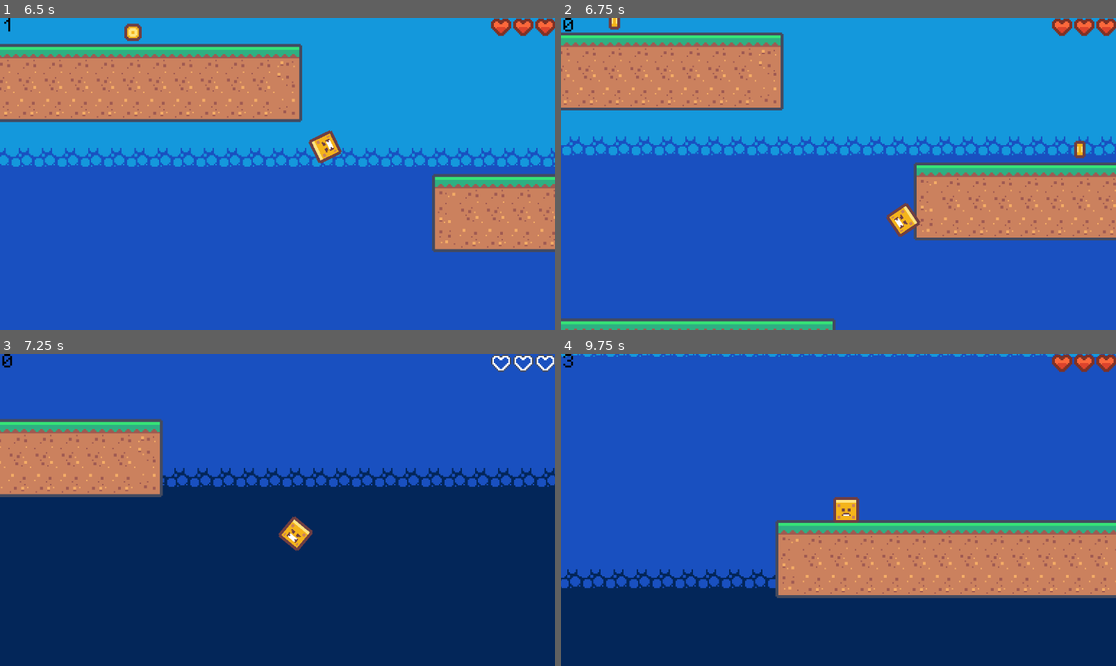
Above: before the commit, frames 1-4 (two rows, left to right).
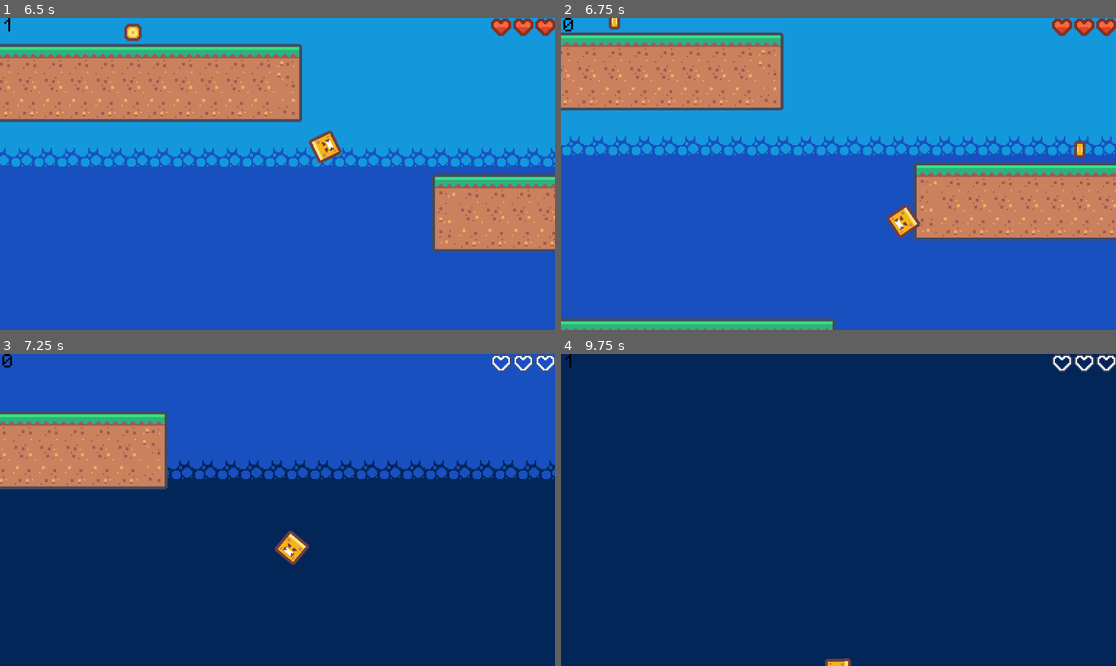
Above: after the commit, the same moments.

Repository: AadiCJ/dashGame
Game: Godot game, scene res://levels/level_2.tscn
Two runs of this game, one before a commit and one after it. Both use one fixed random seed, a clock stepped at 60 frames per second and the inputs below. This scene is started directly instead of the project's main scene.
Inputs (mouse positions are in pixels of both pictures, inside the frame that each line leads up to):
- Up to frame 1 (6.5 s): tap Enter at 0.5 s; move the mouse to (249, 236) at 0.52 s; hold Space (jump) 0.53-1.28 s; hold D (move_right) 0.53-2.03 s; click (249, 236) at 0.6 s; move the mouse to (444, 220) at 1.27 s; tap Space (jump) at 1.35, 1.52, 1.82, 3.02, 3.32, 4.52, 4.82, 5.85, 6.02, 6.32 s; click (444, 220) at 1.55 s; move the mouse to (111, 127) at 2.02 s; hold Space (jump) 2.03-2.78 s; hold Left (move_left) 2.03-4.28 s; click (111, 127) at 2.1 s; move the mouse to (305, 174) at 2.77 s; click (305, 174) at 2.85 s; move the mouse to (194, 96) at 3.52 s; hold Space (jump) 3.53-4.28 s; move the mouse to (399, 158) at 4.27 s; hold D (move_right) from 4.28 s (still down); click (399, 158) at 4.35 s; move the mouse to (166, 189) at 5.02 s; hold Space (jump) 5.03-5.78 s; click (166, 189) at 5.1 s; move the mouse to (333, 105) at 5.77 s; click (333, 105) at 6.05 s
- Up to frame 2 (6.75 s): keep holding D (move_right); move the mouse to (810, 236) at 6.52 s; hold Space (jump) from 6.53 s (still down); click (810, 236) at 6.6 s
- Up to frame 3 (7.25 s): keep holding D (move_right); keep holding Space (jump)
- Up to frame 4 (9.75 s): move the mouse to (1005, 556) at 7.27 s; release Space (jump) at 7.28 s; click (1005, 556) at 7.35 s; tap Space (jump) at 7.52, 7.82, 9.02, 9.32 s; move the mouse to (672, 463) at 8.02 s; release D (move_right) at 8.03 s; hold Space (jump) 8.03-8.78 s; hold Left (move_left) 8.03-9.53 s; move the mouse to (866, 510) at 8.77 s; click (866, 510) at 8.85 s; move the mouse to (755, 432) at 9.52 s; hold D (move_right) from 9.53 s (still down); hold Space (jump) from 9.53 s (still down); click (755, 432) at 9.6 s

Frame 1 is identical in both runs. In frame 2, 0.2% of the frame differs, in the area x 58-65%, y 59-71%; in frame 3, 8.0%; in frame 4, 76%, in the area x 0-100%, y 0-100%.

Commit message:
Fixed wall launching lol
You only wall jump now, plus added an additional dash pick up on the second level

Diff:
--- a/levels/level_2.tscn
+++ b/levels/level_2.tscn
@@ -96,3 +96,6 @@
 offset_right = 748.0
 offset_bottom = -312.0
 text = "Dash through enemies to kill them"
+
+[node name="dashPickup2" parent="." instance=ExtResource("4_ilhis")]
+position = Vector2(634, -299)
--- a/scenes/dashPickup.tscn
+++ b/scenes/dashPickup.tscn
@@ -1,7 +1,7 @@
 [gd_scene load_steps=5 format=3 uid="uid://r26blq5dvq7q"]
 
 [ext_resource type="Script" uid="uid://dg08qteva4id8" path="res://scripts/dash_pickup.gd" id="1_5tdg5"]
-[ext_resource type="Texture2D" uid="uid://3a1k33kfl52x" path="res://assets/sprites/tilemap_packed.png" id="1_ngnwi"]
+[ext_resource type="Texture2D" uid="uid://3a1k33kfl52x" path="res://assets/sprites/tiles/tilemap_packed.png" id="1_ngnwi"]
 
 [sub_resource type="AtlasTexture" id="AtlasTexture_5tdg5"]
 atlas = ExtResource("1_ngnwi")
--- a/scripts/player.gd
+++ b/scripts/player.gd
@@ -7,6 +7,8 @@
 
 var jumpPeakTime := 0.35
 var jumpFallTime := 0.25
+var jumpGravity: float = get_gravity().y
+var gravityModulation = 1
 
 #18 is one block
 var jumpHeight := 54
@@ -15,7 +17,6 @@
 
 var speed: float
 var jumpVelocity: float
-var jumpGravity: float = get_gravity().y
 var fallGravity: float
 var doubleJumpVelocity: float
 
@@ -99,18 +100,18 @@
 
 
 	if is_on_wall_only():
-		velocity += get_gravity() * delta / 2
-		canJump = true
+		gravityModulation = 0.5
 
 	if mStyle == movementStyles.MOVE:
 		#check if we're moving or climbing
 
-		if not is_on_floor() and not is_on_wall():
+		if not is_on_floor():
 			#add gravity
+			canJump = false
 			if velocity.y < 0:
-				velocity.y += jumpGravity * delta
+				velocity.y += (jumpGravity * delta)/gravityModulation
 			else:
-				velocity.y += fallGravity * delta
+				velocity.y += (fallGravity * delta)
 			#double jump handling
 			if (Input.is_action_pressed("jump") and Input.is_action_just_pressed("dash")
 				and not doubleJumped and dashes > 0 and not hasDied):
@@ -120,15 +121,17 @@
 				velocity.y = doubleJumpVelocity
 		else:
 			#is on floor
+			gravityModulation = 1
 			canJump = true
 			if jumpBuffer:
 				jump()
 				jumpBuffer = false
 
 
+
 		# Handle jump.
 		if Input.is_action_just_pressed("jump"):
-			if canJump and is_on_floor():
+			if canJump or is_on_wall():
 				jump()
 			elif not is_on_floor():
 				jumpBuffer = true
